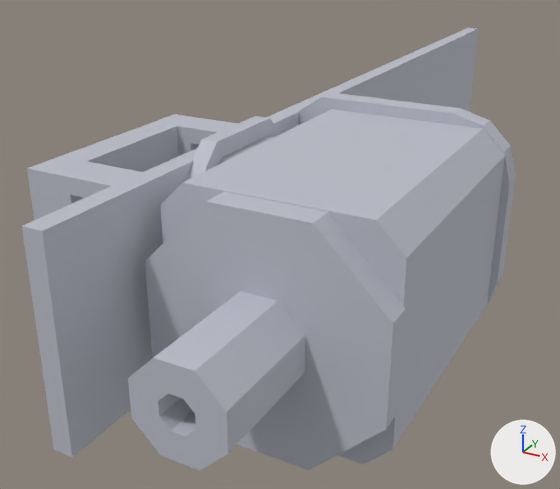
Two versions of the COLLADA model fraese/Motor_LOW_POLY.dae, one commit apart.
Rendered twice from a 50 mm camera at (0.143, 0.1, 0.64) aimed at (-0.191, 0.707, 0.337). The axes (+X, +Y, +Z) are drawn at lower right. The lights are the same throughout. Where no turn or scale is listed for an object, it has been applied to the vertices.
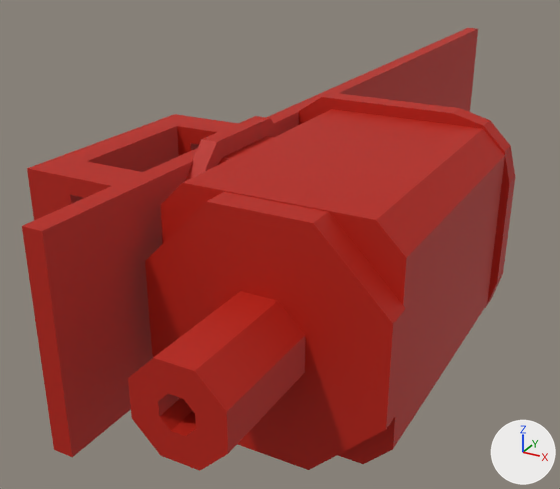
The change, as a list of edits to the scene's bpy script:
```text
Change mat_coloreffectr202g209b238_material:
    mat_coloreffectr202g209b238_material.base_color: (0.507, 0.525, 0.597) -> (0.478, 0.00903, 0.0)  # light grey #bdc0cb -> red #b81800
```

Changed parts and their boxes [x1, y1, x2, y2] in the pictures (560 x 489 px):
'Circle', recoloured (grey to red): [128, 109, 505, 471] in both
'Plane', recoloured (grey to red): [22, 28, 515, 457] in both
